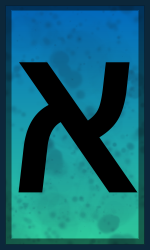
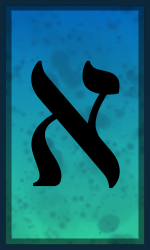
Layers edited between the first and the second 150 x 250 image:
painted on "Paint Layer 1" over [18, 60, 138, 193]